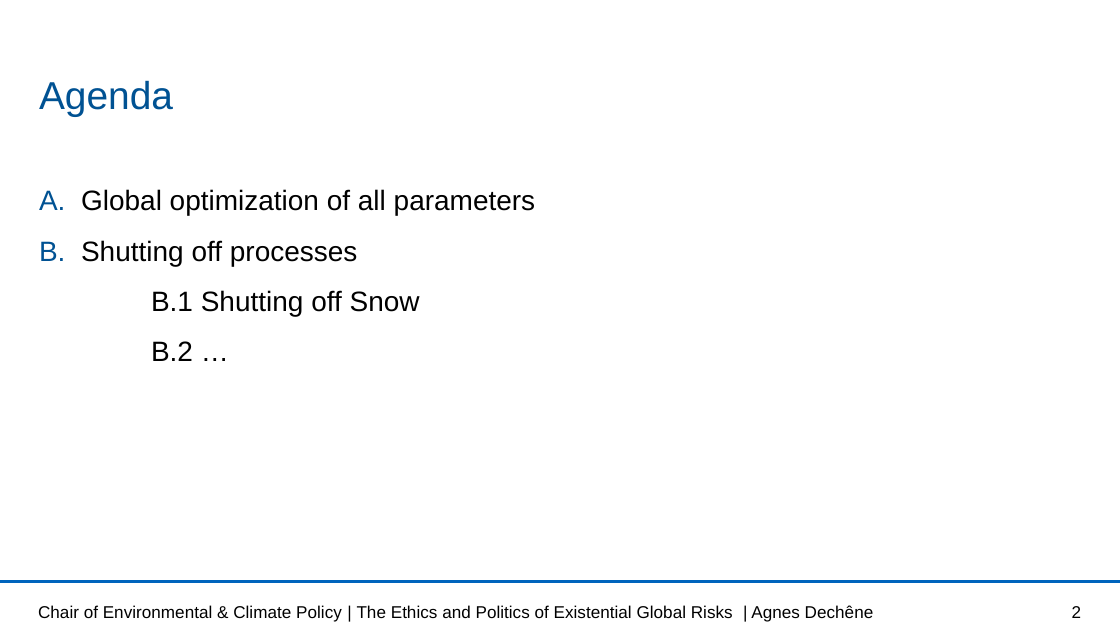
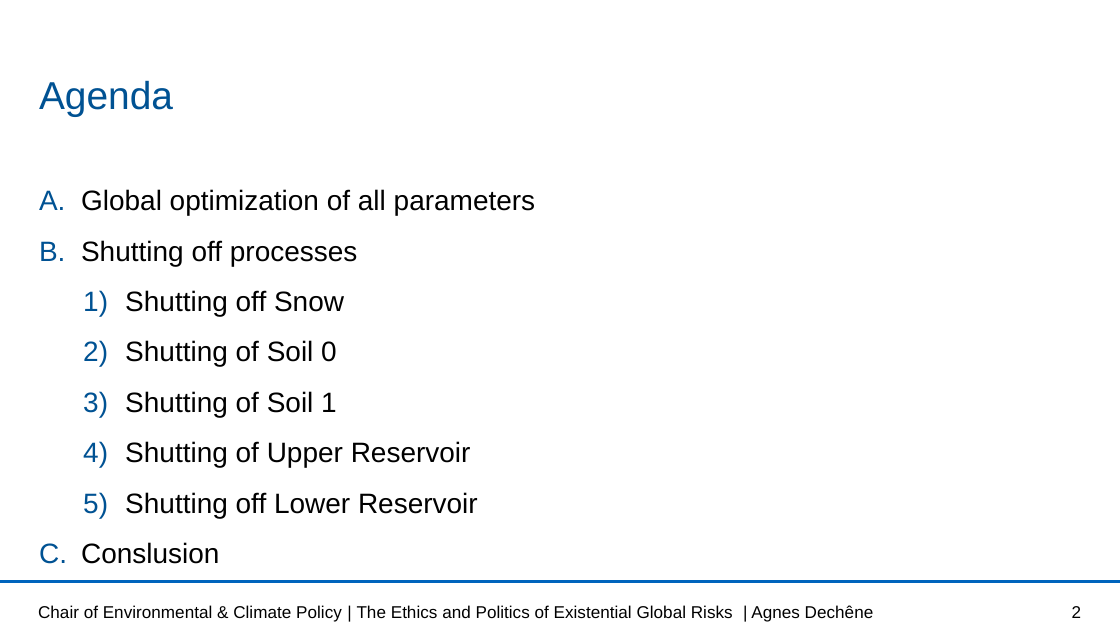
Before and after one commit to lisab00/UncertaintyQuantificationHydrology, a slide deck: slide 2 of MMUQ_task1.pptx. Drawn at 1120x630 pixels with LibreOffice and Linux fonts; fonts in the diff are those of the drawing; background and template pictures are left out. Boxes give left, top, right and bottom in pixels: in the first picture for what was removed or moved away, otherwise in the second. Text is boxed around its words. In the diff, an @@ line names an element or a change of style, - is before the commit and + after.

```diff
--- a/MMUQ_task1.pptx
+++ b/MMUQ_task1.pptx
@@ text at bbox=[125, 290, 478, 518]: text changed @@
-B.1 Shutting off Snow
-B.2 …
+    1) Shutting off Snow
+    2) Shutting of Soil 0
+    3) Shutting of Soil 1
+    4) Shutting of Upper Reservoir
+    5) Shutting off Lower Reservoir
+C. Conslusion
```
Also in this commit, not shown: 4 other slides changed, 4 slides added, 23 slides removed.
